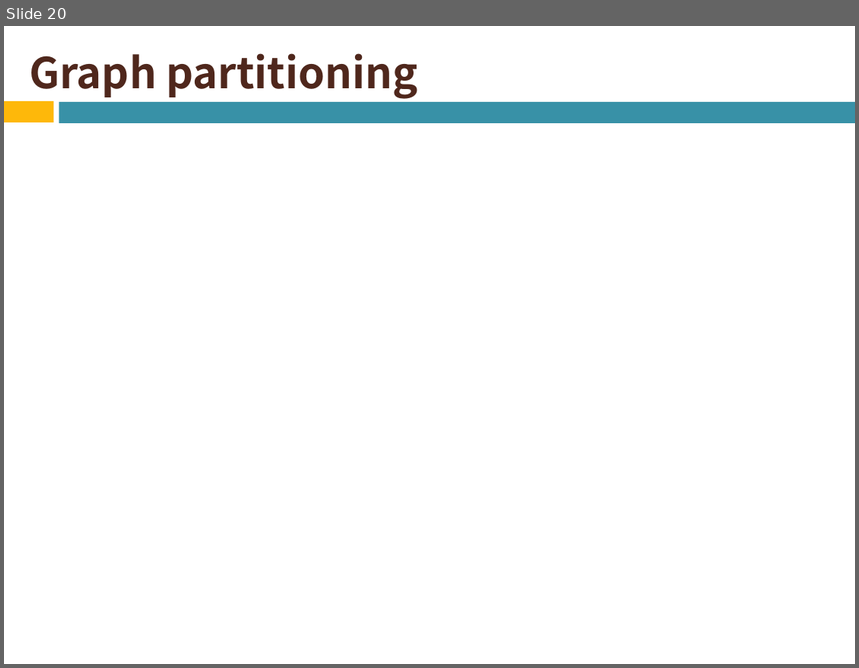
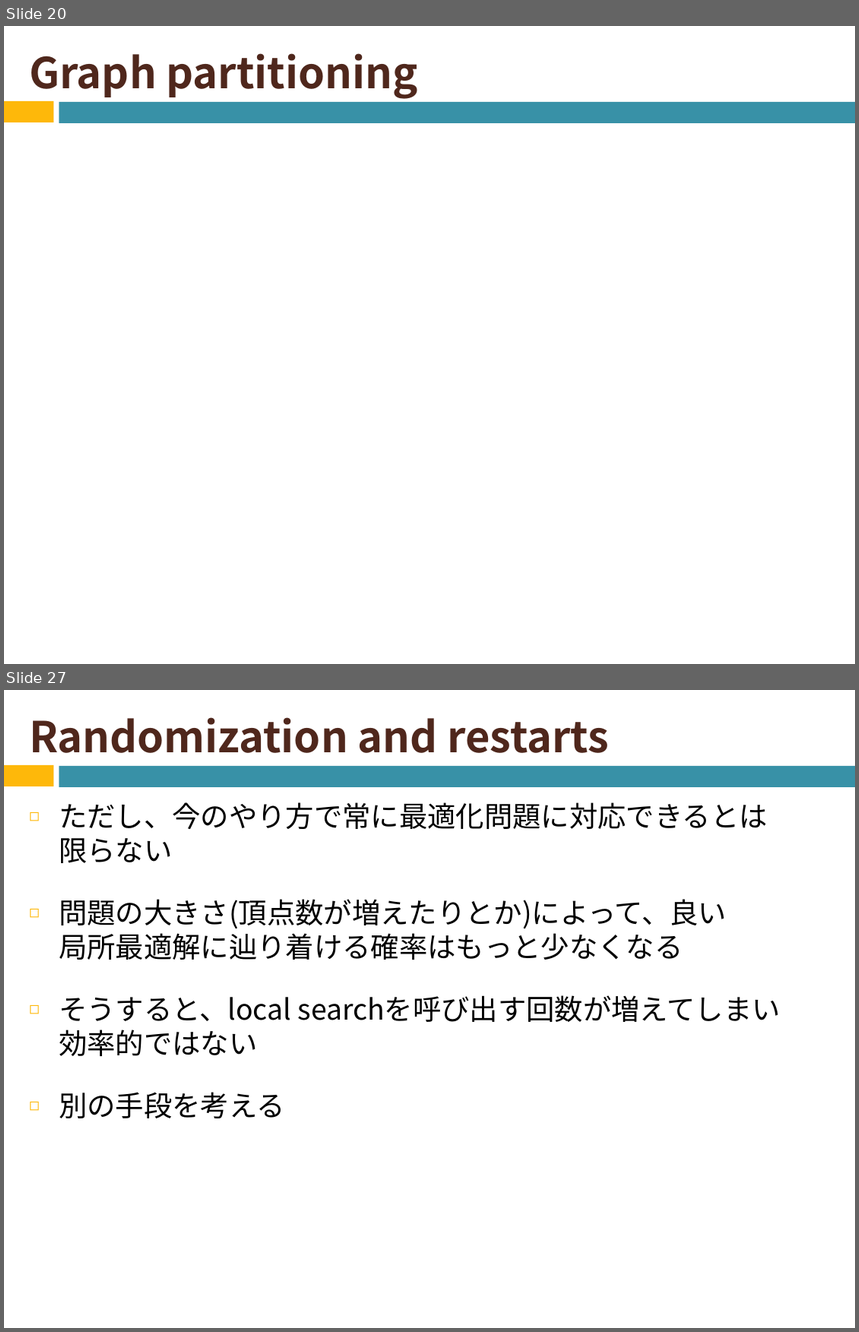
Before and after one commit to naruse-takamasa/seminar, a slide deck: slide/CopingWithNPCompleteness2.potx. Shown one above the other, each under a label of ours: slide 20 before the commit, slides 20 and 27 after it; the slides between them are not shown. The pictures are 859x668 and 859x1332 pixels, drawn with LibreOffice and Linux fonts; fonts in the diff are those of the drawing; grey boxes stand for pictures. Boxes give left, top, right and bottom in pixels: in the first picture for what was removed or moved away, otherwise in the second. Text is boxed around its words. In the diff, an @@ line names an element or a change of style, - is before the commit and + after.

Commit message:
random と焼きなましのスライド追加

```diff
--- a/slide/CopingWithNPCompleteness2.potx
+++ b/slide/CopingWithNPCompleteness2.potx
@@ slide 27 added at (4, 690, 855, 1328), background #FFFFFF; not listed: 2 template elements that a slide beside it also shows @@
@@ title added at (29, 717, 609, 753), 36 pt, text #4F271C, bold @@
+Randomization and restarts
@@ text added at (59, 802, 781, 1119), 24 pt, text #000000 @@
+◻ ただし、今のやり方で常に最適化問題に対応できるとは
+  限らない
+◻ 問題の大きさ(頂点数が増えたりとか)によって、良い
+  局所最適解に辿り着ける確率はもっと少なくなる
+◻ そうすると、local searchを呼び出す回数が増えてしまい
+  効率的ではない
+◻ 別の手段を考える
```
Also in this commit, not shown: 12 other slides added.
